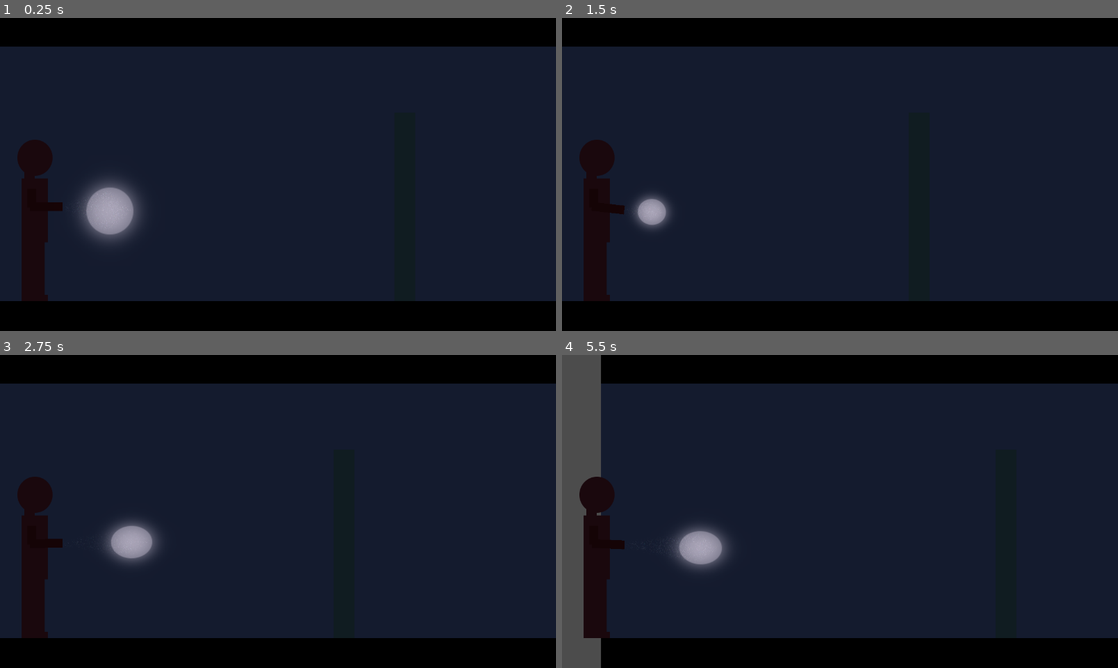
Above: before the commit, frames 1-4 (two rows, left to right).
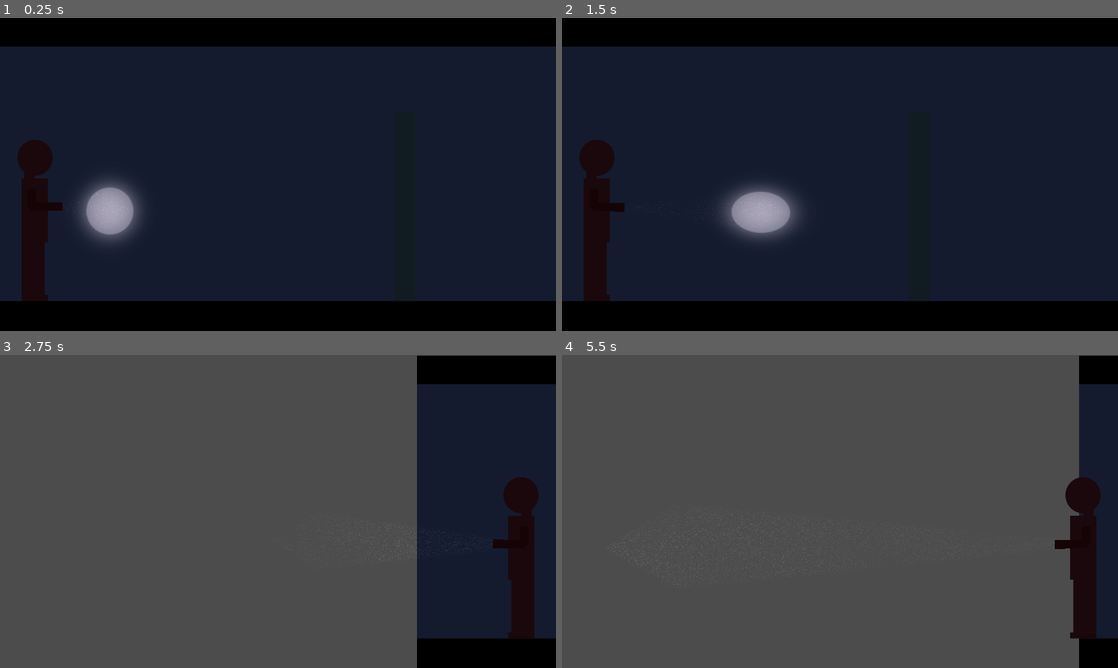
Above: after the commit, the same moments.

Repository: heroofhyla/jumpscare-juneuary
Game: Godot game, scene res://Game.tscn
The game is run twice, just before and just after one commit, with the same random seed, the same clock (stepped at 60 frames per second) and the same inputs.
Inputs (mouse positions are in pixels of both pictures, inside the frame that each line leads up to):
- Up to frame 1 (0.25 s): no input
- Up to frame 2 (1.5 s): tap Enter at 0.5 s; move the mouse to (867, 174) at 0.52 s; hold D (move_right) 0.53-1.28 s; hold S (turn) 0.53-1.28 s; move the mouse to (812, 174) at 1.27 s; hold A (move_left) from 1.28 s (still down); tap S (turn) at 1.35 s
- Up to frame 3 (2.75 s): tap Space at 2 s; move the mouse to (289, 505) at 2.02 s; release A (move_left) at 2.03 s; hold D (move_right) from 2.03 s (still down); hold S (turn) from 2.03 s (still down)
- Up to frame 4 (5.5 s): move the mouse to (834, 517) at 2.77 s; release S (turn) at 2.78 s; tap S (turn) at 2.85, 4.35 s; move the mouse to (878, 514) at 3.52 s; release D (move_right) at 3.53 s; hold S (turn) 3.53-4.28 s; hold A (move_left) from 3.53 s (still down); move the mouse to (795, 508) at 4.27 s; move the mouse to (845, 511) at 5.02 s; hold S (turn) from 5.03 s (still down)

The runs differ from the first frame. In frame 2, 2.6% of the frame differs, in the area x 8-43%, y 53-71%; in frame 3, 77%; in frame 4, 89%, in the area x 3-100%, y 0-100%.

Commit message:
Basic turning implementation

Diff:
--- a/godot/Player.gd
+++ b/godot/Player.gd
@@ -10,6 +10,15 @@
 
 var velocity = Vector2.ZERO
 var max_speed = 200
+
+var facing = 1
+var right_camera_position = Vector2(-90, -464)
+var left_camera_position = Vector2(-1190,-465)
+var right_mouse_bounds = Rect2(117,-340, 916,460)
+var left_mouse_bounds = Rect2(-1280 + 364 - 117, -340, 916, 460)
+var mouse_bounds = right_mouse_bounds
+var sprite_right = load("res://test_player.png")
+var sprite_left = load("res://test_player_left.png")
 
 func _ready():
 	var verts = PoolVector2Array()
@@ -25,21 +34,42 @@
 	#mesh_instance.mesh = mesh
 
 func _input(event):
+	if event.is_action_pressed("turn"):
+		facing = 1 - facing
+
+		if facing == 1:
+			#$Body.scale.x = 1
+			$PlayerCamera.position = right_camera_position
+			$LightBeam.position = $PlayerCamera.position
+			mouse_bounds = right_mouse_bounds
+			$Body.texture = sprite_right
+			$Body/Arm.position.x -= 32
+		else:
+			#$Body.scale.x = -1
+			$PlayerCamera.position = left_camera_position
+			$LightBeam.position = $PlayerCamera.position
+			mouse_bounds = left_mouse_bounds
+			$Body.texture = sprite_left
+			$Body/Arm.position.x += 32
+		$FlashlightSpot.position.x *= -1
+		update_flashlight()
+
 	if event is InputEventMouseMotion:
 		var rel = event.relative
 		#flashlight_target.position += rel
 		flashlight.position += rel
+		update_flashlight()
+
+func update_flashlight():
 		var flashlight_length = hand.position.distance_to(flashlight.position)
 		var length_ratio = flashlight_length/original_flashlight_length
 		arm.rotation = elbow.global_position.direction_to(flashlight.global_position).angle()
-		flashlight.position.x = clamp(flashlight.position.x, 117,1033)
-		flashlight.position.y = clamp(flashlight.position.y, -340,120)
+		flashlight.position.x = clamp(flashlight.position.x, mouse_bounds.position.x,mouse_bounds.end.x)
+		flashlight.position.y = clamp(flashlight.position.y, mouse_bounds.position.y, mouse_bounds.end.y)
 		flashlight.scale.x = length_ratio/4 + .5
 		flashlight.scale.y = length_ratio/8 + .5
 		flashlight.rotation = hand.global_position.direction_to(flashlight.global_position).angle()
 		flashlight.modulate.a = (2.5 - flashlight.scale.x) / 2
-
-
 func _physics_process(delta):
 	var x_input = Input.get_action_strength("move_right") - Input.get_action_strength("move_left")
 	velocity.x = x_input * max_speed
--- a/godot/project.godot
+++ b/godot/project.godot
@@ -58,6 +58,8 @@
 
 window/size/width=1280
 window/size/height=720
+window/stretch/mode="2d"
+window/stretch/aspect="keep"
 
 [input]
 
Binary file added: godot/test_player_left.png
Not shown, added: godot/test_player_left.png.import
